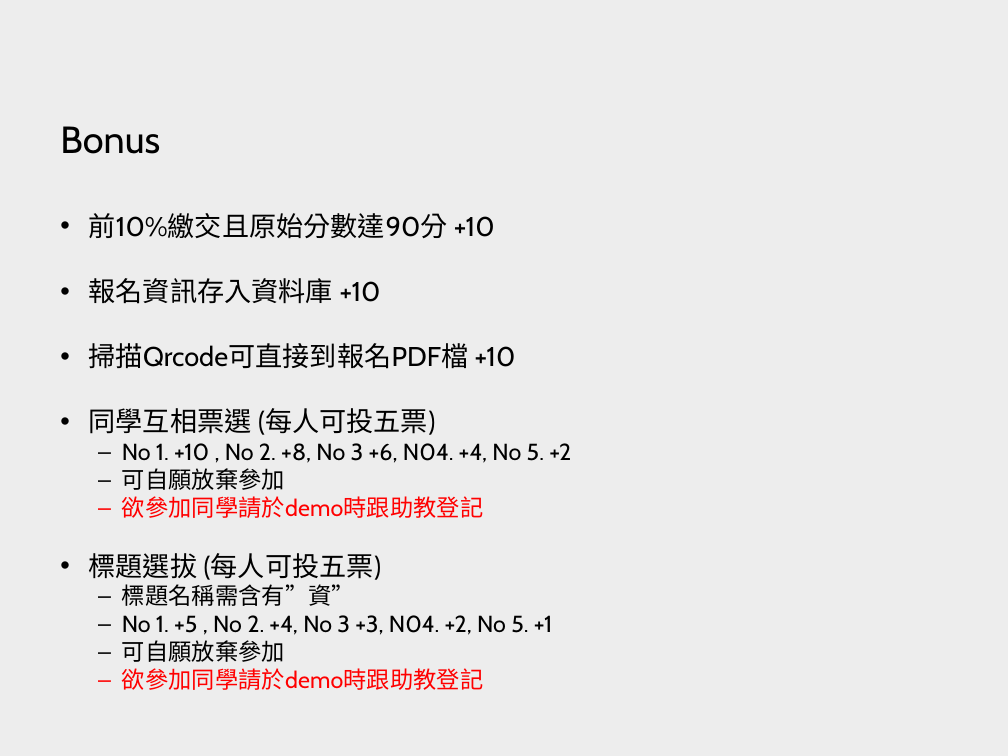
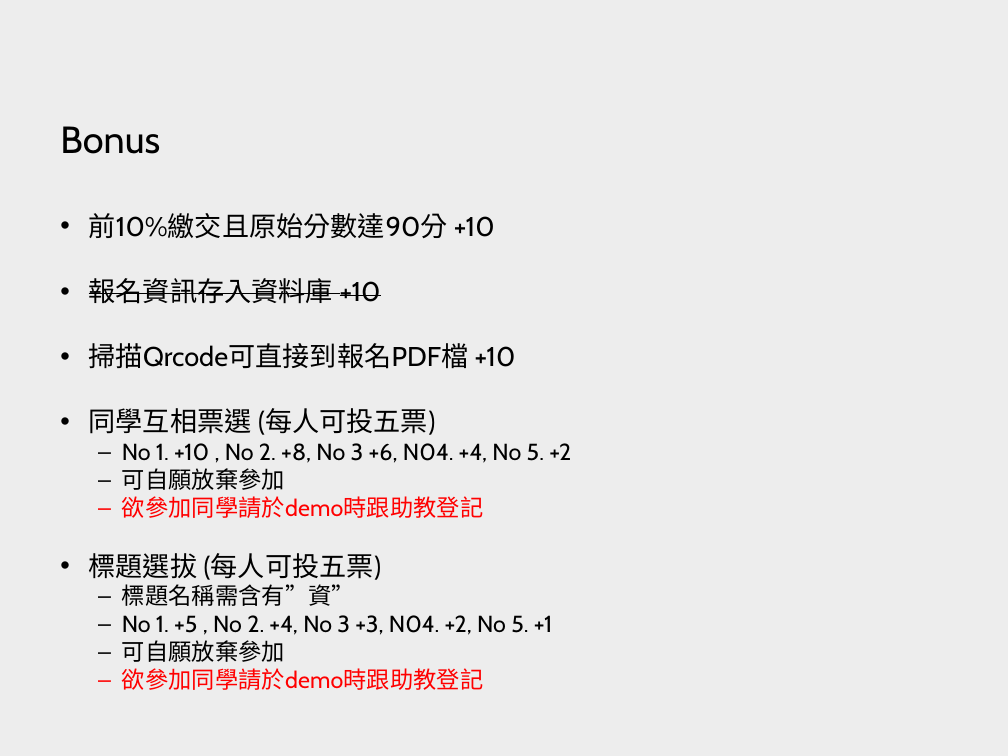
Before and after one commit to mhy1264/yzu-tininweb-HW2, a slide deck: slide 7 of @requirements/HW 2/Homework 2.pptx. Drawn at 1008x756 pixels with LibreOffice and Linux fonts; fonts in the diff are those of the drawing; background and template pictures are left out. Boxes give left, top, right and bottom in pixels: in the first picture for what was removed or moved away, otherwise in the second. Text is boxed around its words. In the diff, an @@ line names an element or a change of style, - is before the commit and + after.

```diff
--- a/@requirements/HW 2/Homework 2.pptx
+++ b/@requirements/HW 2/Homework 2.pptx
@@ text at (89,278,381,304): strikethrough on in "報名資訊存入資料庫 +10" @@
```
Also in this commit, not shown: 3 other files.
